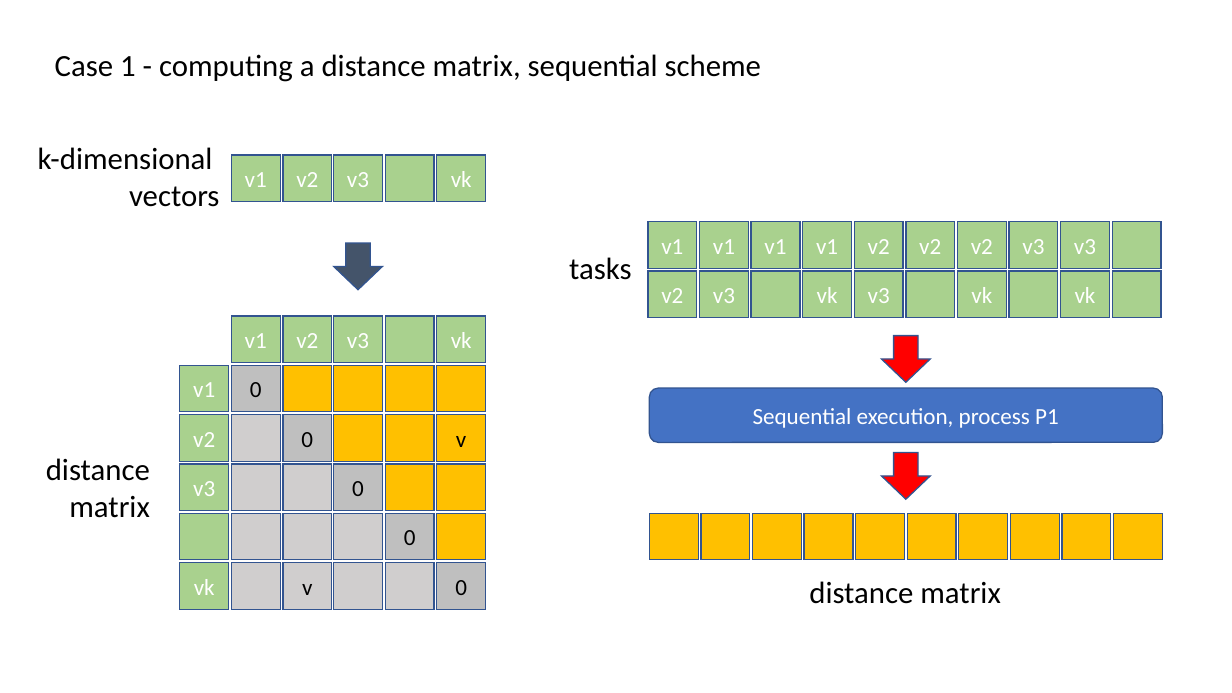
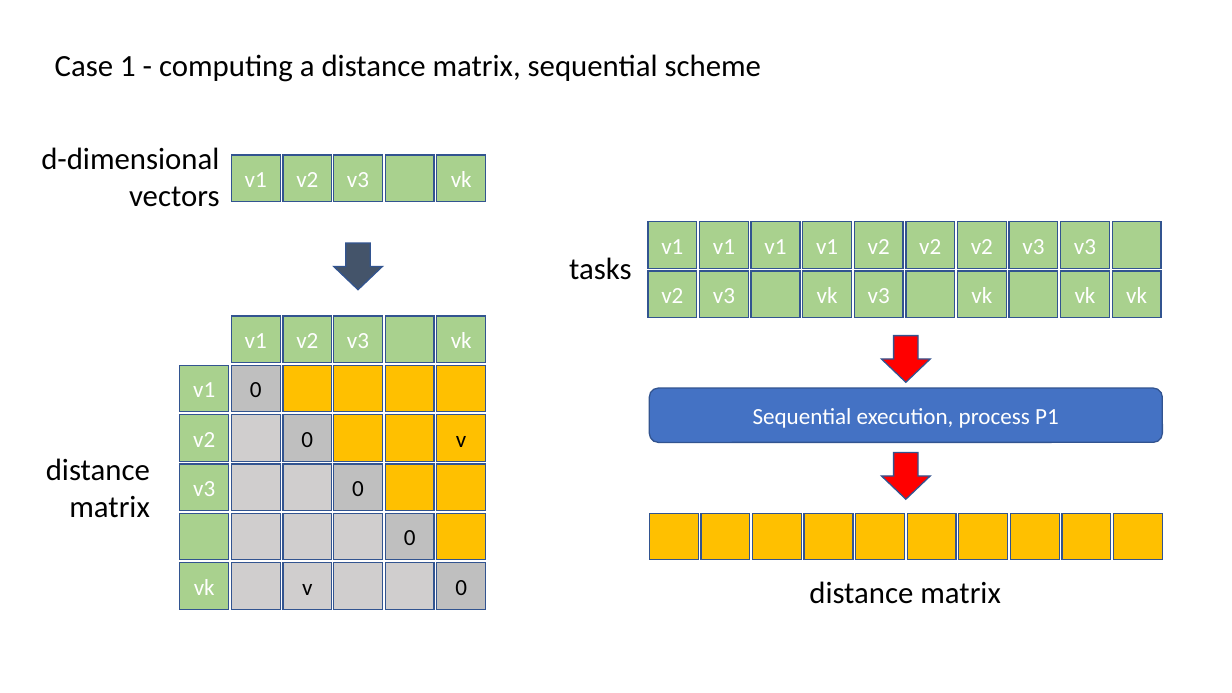
Before and after one commit to andreplima/BoT-in-Python, a slide deck: slide 4 of BoT in Python.pptx. Drawn at 1232x693 pixels with LibreOffice and Linux fonts; fonts in the diff are those of the drawing. Boxes give left, top, right and bottom in pixels: in the first picture for what was removed or moved away, otherwise in the second. Text is boxed around its words. In the diff, an @@ line names an element or a change of style, - is before the commit and + after.

```diff
--- a/BoT in Python.pptx
+++ b/BoT in Python.pptx
@@ text at (41,147,219,207): text changed @@
-k-dimensional vectors
+d-dimensional vectors
@@ text in rectangle at (1126,287,1147,303): text added @@
+vk
```
Also in this commit, not shown: 5 other slides changed, 1 slide added, 3 other files.
